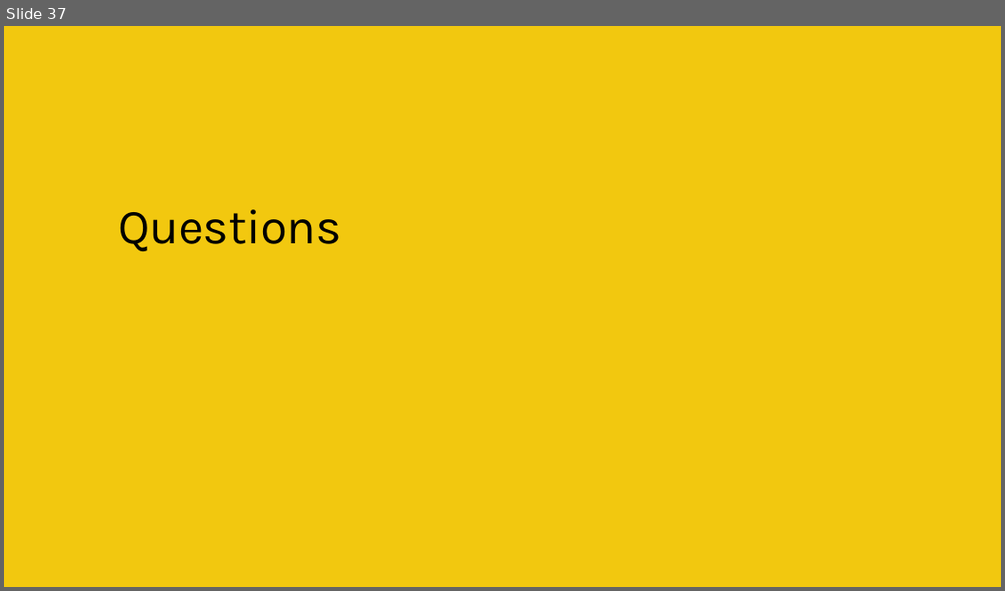
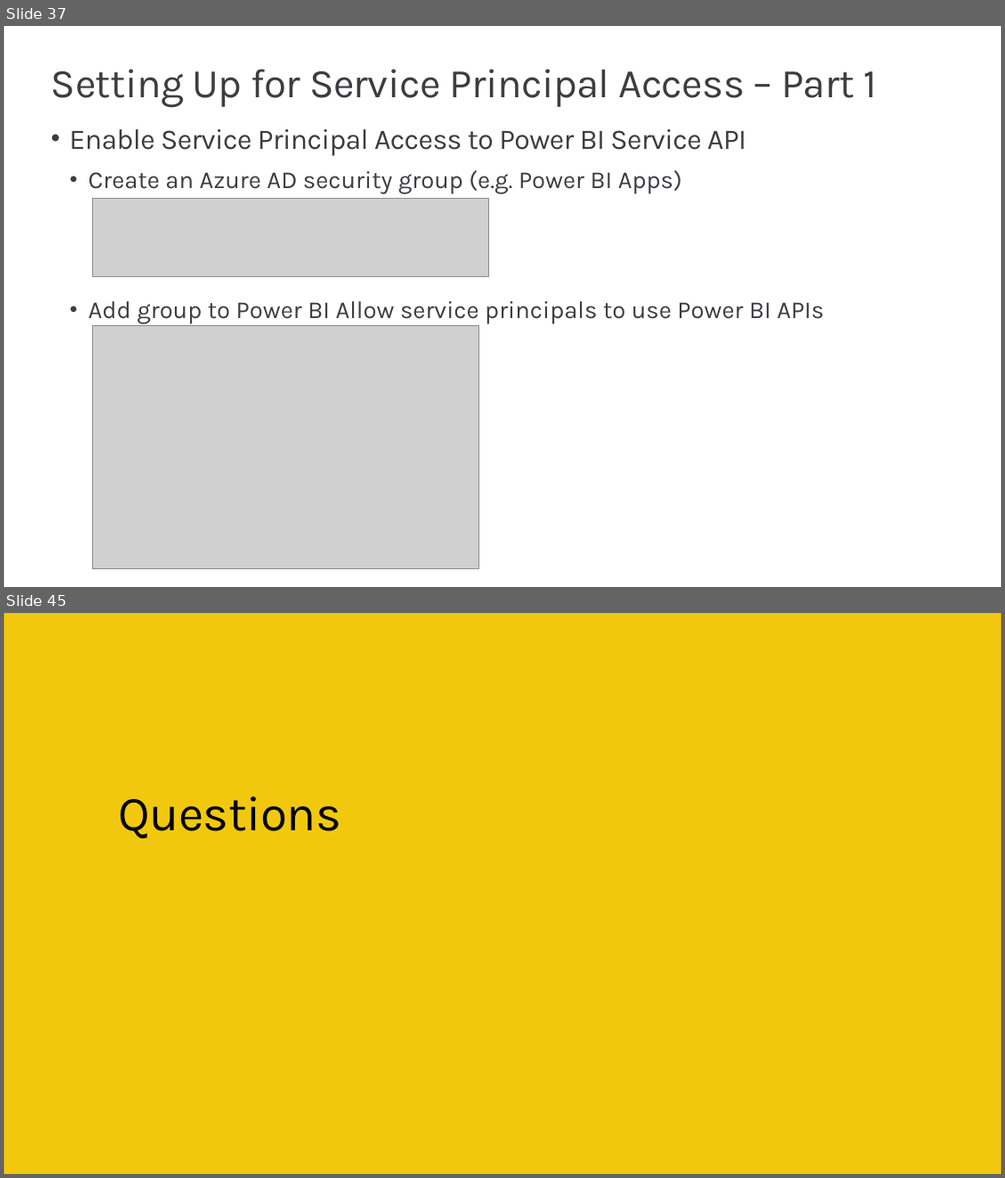
Before and after one commit to PowerBiDevCamp/Camp-Sessions, a slide deck: Session 02 - Writing PowerShell Script for Power BI.pptx. Shown one above the other, each under a label of ours: slide 37 before the commit, slides 37 and 45 after it; the slides between them are not shown. The pictures are 1005x591 and 1005x1178 pixels, drawn with LibreOffice and Linux fonts; fonts in the diff are those of the drawing; grey boxes stand for pictures; background and template pictures are left out. Boxes give left, top, right and bottom in pixels: in the first picture for what was removed or moved away, otherwise in the second. Text is boxed around its words. In the diff, an @@ line names an element or a change of style, - is before the commit and + after.

```diff
--- a/Session 02 - Writing PowerShell Script for Power BI.pptx
+++ b/Session 02 - Writing PowerShell Script for Power BI.pptx
@@ slide 37 added at bbox=[4, 26, 1001, 587], background #FFFFFF @@
@@ title added at bbox=[51, 69, 876, 108], 40 pt, text #3C3C41 @@
+Setting Up for Service Principal Access – Part 1
@@ text added at bbox=[69, 129, 824, 324], 24 pt, text #3C3C41 @@
+• Enable Service Principal Access to Power BI Service API
+  • Create an Azure AD security group (e.g. Power BI Apps)
+  • Add group to Power BI Allow service principals to use Power BI APIs
@@ picture added at bbox=[92, 199, 488, 277] @@
@@ picture added at bbox=[92, 325, 479, 568] @@
@@ what was slide 37 is now slide 45 @@
```
Also in this commit, not shown: 18 slides changed, 21 other slides added, 14 slides removed, 1 other file.
